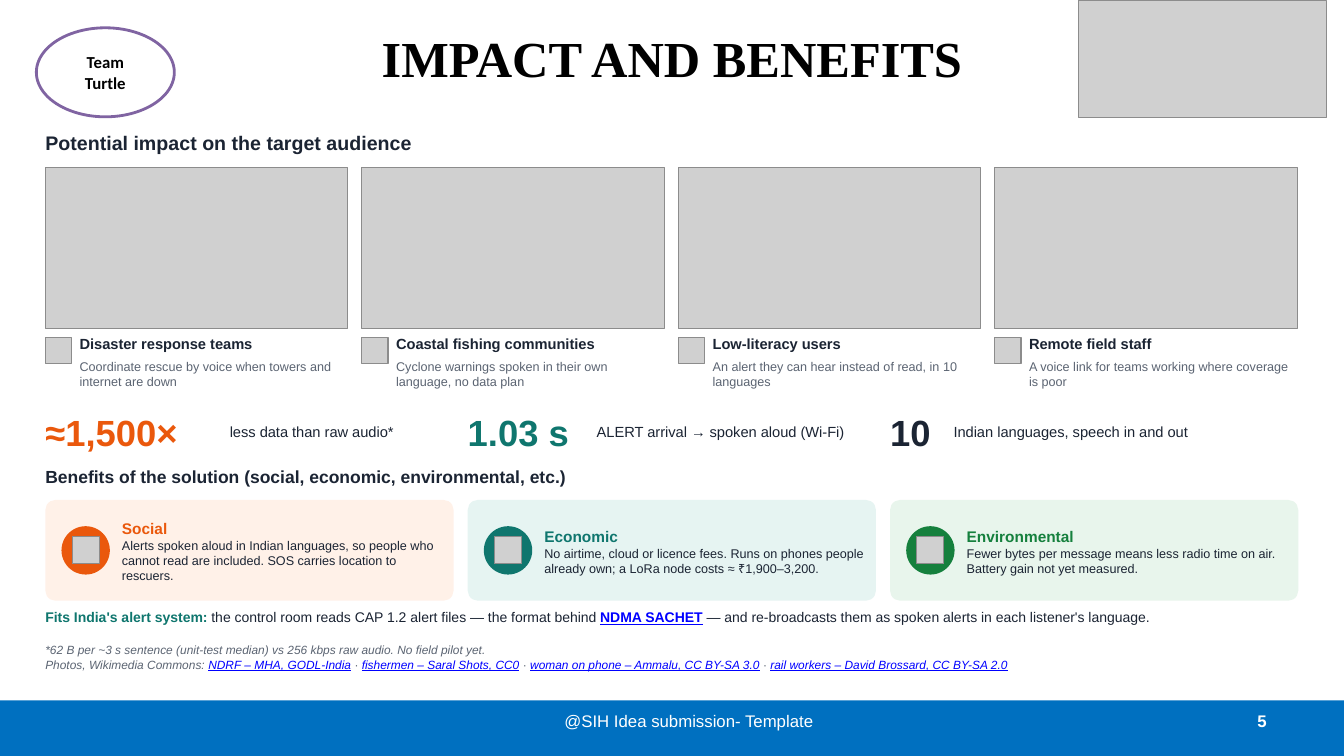
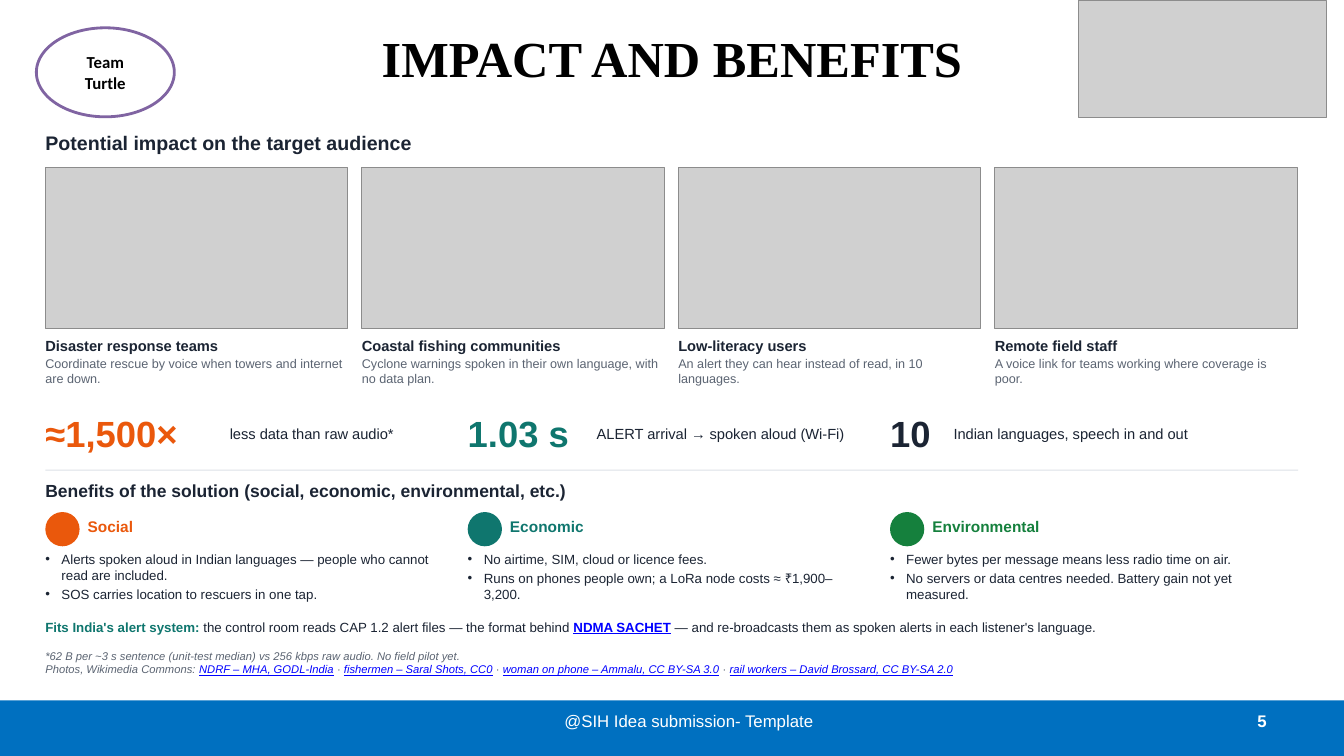
Before and after one commit to prasadxa/itantra, a slide deck: slide 5 of docs/presentation/iTantra_SIH2026_v5.pptx. Drawn at 1344x756 pixels with LibreOffice and Linux fonts; fonts in the diff are those of the drawing; grey boxes stand for pictures; background and template pictures are left out. Boxes give left, top, right and bottom in pixels: in the first picture for what was removed or moved away, otherwise in the second. Text is boxed around its words. In the diff, an @@ line names an element or a change of style, - is before the commit and + after.

```diff
--- a/docs/presentation/iTantra_SIH2026_v5.pptx
+++ b/docs/presentation/iTantra_SIH2026_v5.pptx
@@ text at [45, 340, 342, 383]: text changed @@
-Coordinate rescue by voice when towers and internet are down
+Disaster response teams
+Coordinate rescue by voice when towers and internet are down.
@@ picture removed at [45, 338, 72, 364] @@
@@ text removed at [80, 338, 252, 352] @@
-Disaster response teams
@@ text at [362, 340, 658, 386]: text changed @@
-Cyclone warnings spoken in their own language, no data plan
+Coastal fishing communities
+Cyclone warnings spoken in their own language, with no data plan.
@@ picture removed at [362, 338, 388, 364] @@
@@ text removed at [396, 338, 595, 352] @@
-Coastal fishing communities
@@ text at [678, 340, 923, 386]: text changed @@
-An alert they can hear instead of read, in 10 languages
+Low-literacy users
+An alert they can hear instead of read, in 10 languages.
@@ picture removed at [679, 338, 705, 364] @@
@@ text removed at [713, 338, 841, 352] @@
-Low-literacy users
@@ text at [995, 340, 1266, 386]: text changed @@
-A voice link for teams working where coverage is poor
+Remote field staff
+A voice link for teams working where coverage is poor.
@@ picture removed at [995, 338, 1021, 364] @@
@@ text removed at [1029, 338, 1152, 349] @@
-Remote field staff
@@ rectangle added at [45, 470, 1299, 471], fill #DDE1E7 @@
@@ text "Benefits of the solution (social, ...": place and size @@
-text "Benefits of the solution (social, ..." at [45, 470, 566, 487]
+text "Benefits of the solution (social, ..." at [45, 484, 566, 501]
@@ rounded rectangle removed at [45, 500, 454, 601] @@
@@ rounded rectangle removed at [468, 500, 876, 601] @@
@@ rounded rectangle removed at [890, 500, 1299, 601] @@
@@ ellipse: place and size @@
-ellipse at [62, 526, 110, 575]
+ellipse at [45, 512, 80, 546]
@@ picture removed at [73, 537, 100, 565] @@
@@ text added at [88, 521, 133, 532], 11 pt, text #EA580C, bold @@
+Social
@@ ellipse: place and size @@
-ellipse at [484, 526, 532, 575]
+ellipse at [468, 512, 502, 546]
@@ picture removed at [495, 537, 522, 565] @@
@@ text added at [510, 521, 584, 532], 11 pt, text #0F766E, bold @@
+Economic
@@ ellipse: place and size @@
-ellipse at [906, 526, 955, 575]
+ellipse at [890, 512, 925, 546]
@@ picture removed at [918, 537, 945, 565] @@
@@ text added at [932, 521, 1039, 532], 11 pt, text #15803D, bold @@
+Environmental
@@ text at [61, 554, 429, 602]: text changed; size 9 to 9.5 pt @@
-Social
-Alerts spoken aloud in Indian languages, so people who cannot read are included. SOS carries location to rescuers.
+• Alerts spoken aloud in Indian languages — people who cannot read are included.
+• SOS carries location to rescuers in one tap.
@@ text at [484, 554, 833, 601]: text changed; size 9 to 9.5 pt @@
-Economic
-No airtime, cloud or licence fees. Runs on phones people already own; a LoRa node costs ≈ ₹1,900–3,200.
+• No airtime, SIM, cloud or licence fees.
+• Runs on phones people own; a LoRa node costs ≈ ₹1,900–3,200.
@@ vertical alignment middle to top in 3 elements at [484, 554, 833, 601], [61, 554, 429, 602], [906, 554, 1232, 599] @@
@@ text at [906, 554, 1232, 599]: text changed; size 9 to 9.5 pt @@
-Environmental
-Fewer bytes per message means less radio time on air. Battery gain not yet measured.
+• Fewer bytes per message means less radio time on air.
+• No servers or data centres needed. Battery gain not yet measured.
@@ text "Fits India's alert system: the ...": place and size @@
-text "Fits India's alert system: the ..." at [45, 612, 1149, 625]
+text "Fits India's alert system: the ..." at [45, 622, 1096, 635]
@@ text "Fits India's alert system: the ..." at [45, 622, 1096, 635]: size 10 to 9.5 pt @@
@@ text "*62 B per ~3 s ..." at [45, 652, 953, 676]: size 8.5 to 8 pt @@
```
Also in this commit, not shown: 3 other slides changed, 2 other files.
